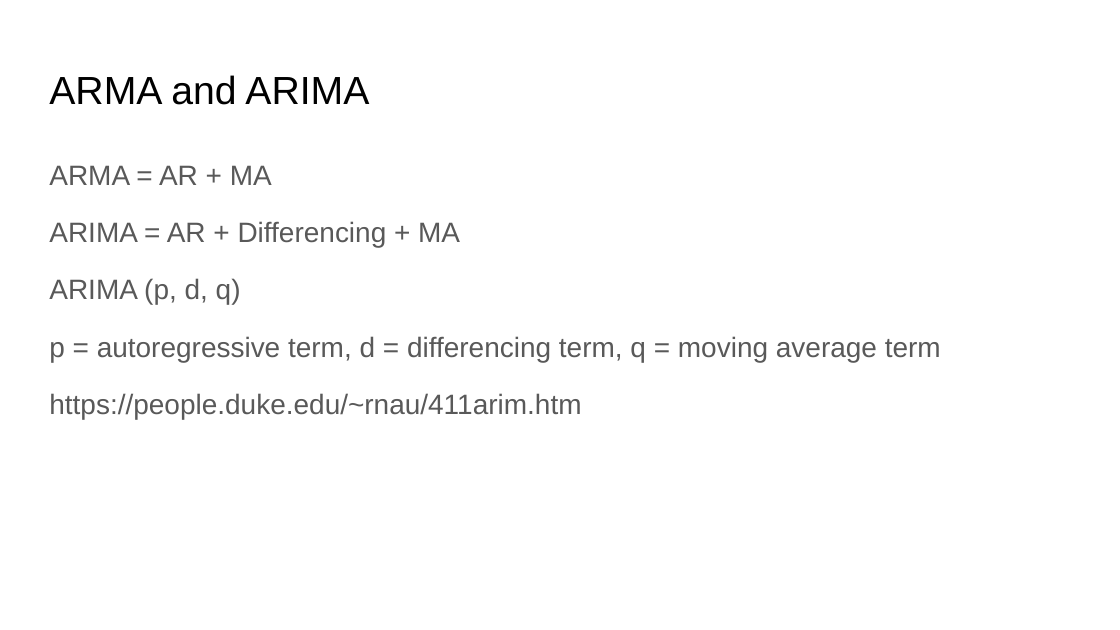
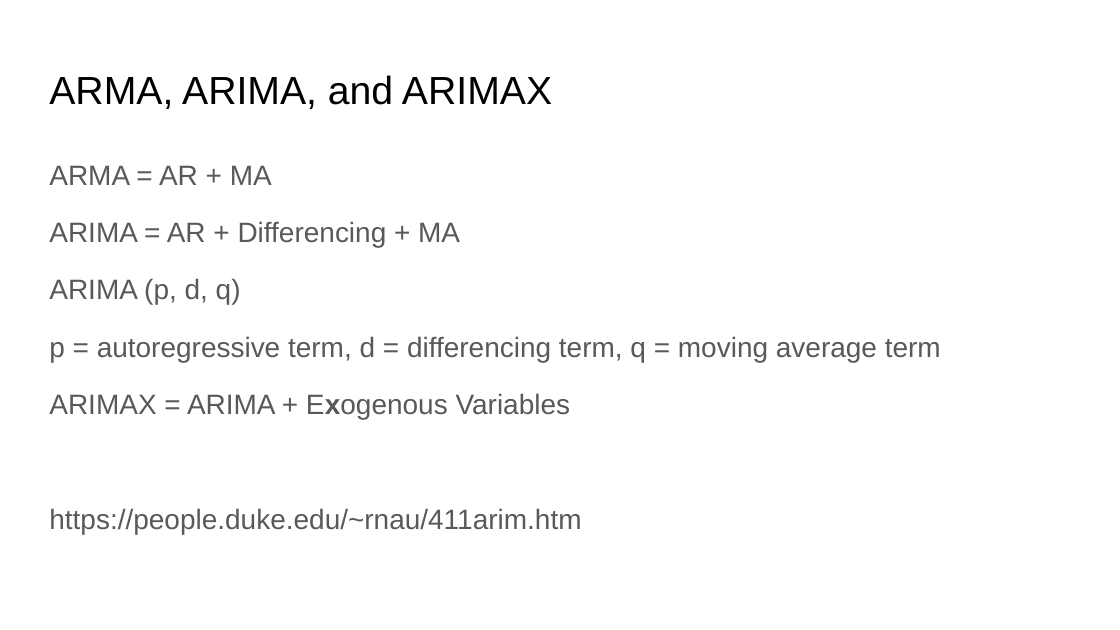
Before and after one commit to rjwrobel86/Python4Statistics, a slide deck: slide 17 of Non-Python Stats Stuff/Slides/Time Series Analysis.pptx. Drawn at 1120x630 pixels with LibreOffice and Linux fonts; fonts in the diff are those of the drawing. Boxes give left, top, right and bottom in pixels: in the first picture for what was removed or moved away, otherwise in the second. Text is boxed around its words. In the diff, an @@ line names an element or a change of style, - is before the commit and + after.

```diff
--- a/Non-Python Stats Stuff/Slides/Time Series Analysis.pptx
+++ b/Non-Python Stats Stuff/Slides/Time Series Analysis.pptx
@@ title at (49,75,552,109): text changed @@
-ARMA and ARIMA
+ARMA, ARIMA, and ARIMAX
@@ text at (49,393,571,419): paragraph added @@
+ARIMAX = ARIMA + Exogenous Variables
```
Also in this commit, not shown: 6 other slides changed, 2 slides added, 1 slide removed, 27 other files.
